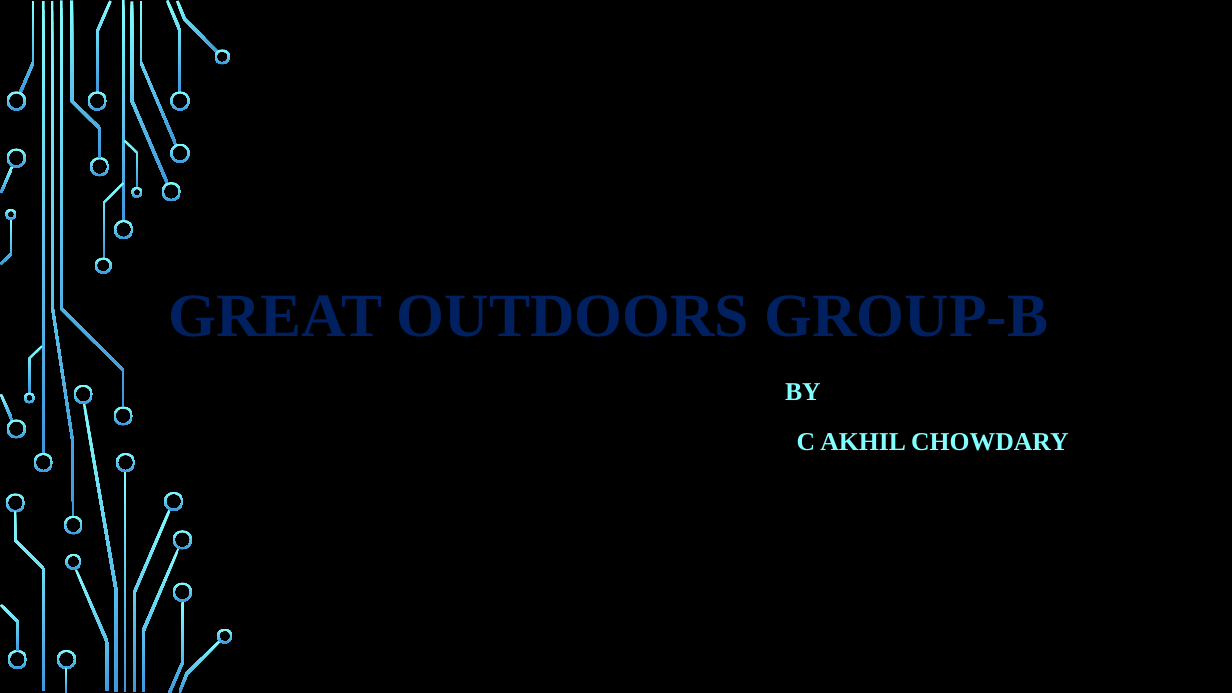
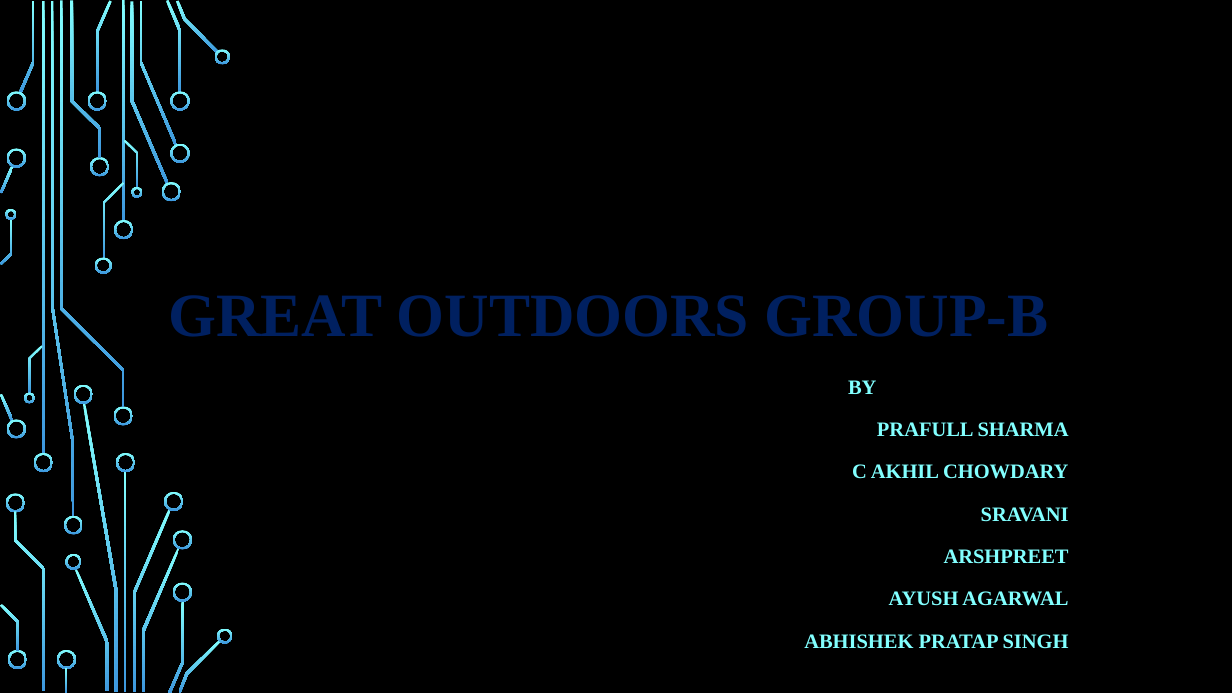
Before and after one commit to asing472/Great_Outdoor_Group_B, a slide deck: slide 1 of Presentation/Great Outdoors Group – B_AkhilFinal.pptx. Drawn at 1232x693 pixels with LibreOffice and Linux fonts; fonts in the diff are those of the drawing; background and template pictures are left out. Boxes give left, top, right and bottom in pixels: in the first picture for what was removed or moved away, otherwise in the second. Text is boxed around its words. In the diff, an @@ line names an element or a change of style, - is before the commit and + after.

```diff
--- a/Presentation/Great Outdoors Group – B_AkhilFinal.pptx
+++ b/Presentation/Great Outdoors Group – B_AkhilFinal.pptx
@@ subtitle at [848,380,1068,479]: size 20 to 16 pt in "BY", "C AKHIL CHOWDARY" @@
@@ subtitle at [877,422,1069,437]: paragraph added @@
+PRAFULL SHARMA
@@ subtitle at [804,507,1069,649]: paragraphs added @@
+SRAVANI
+ARSHPREET
+AYUSH AGARWAL
+ABHISHEK PRATAP SINGH
```
Also in this commit, not shown: 4 slides added, 2 slides removed.
